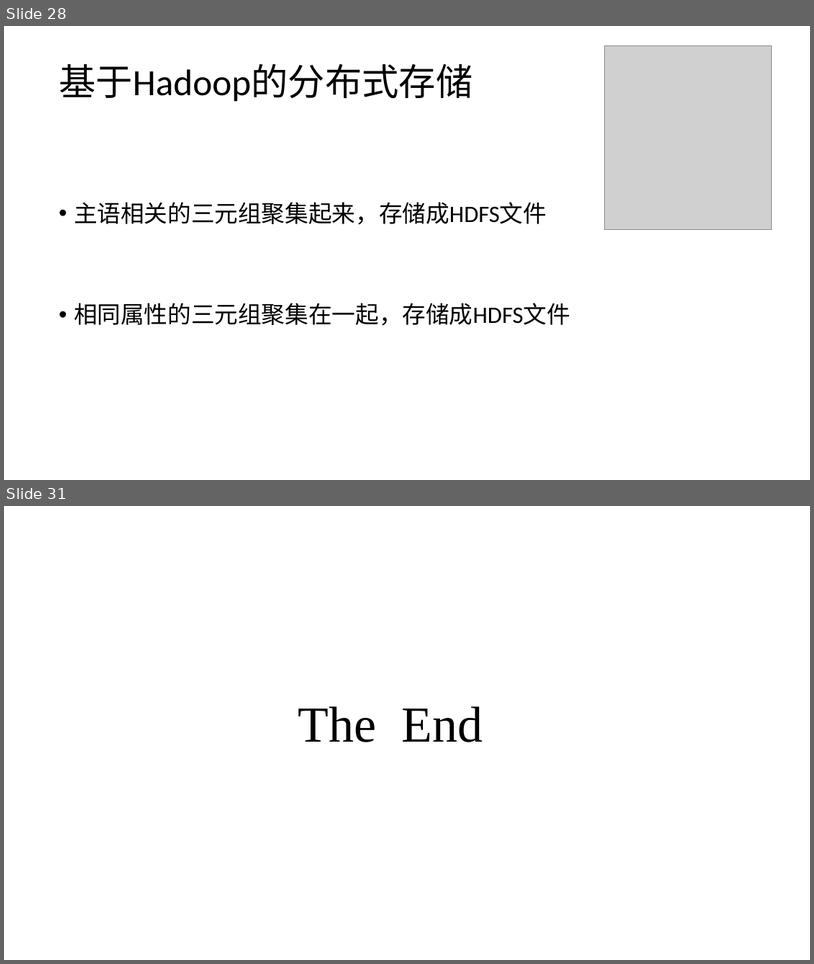
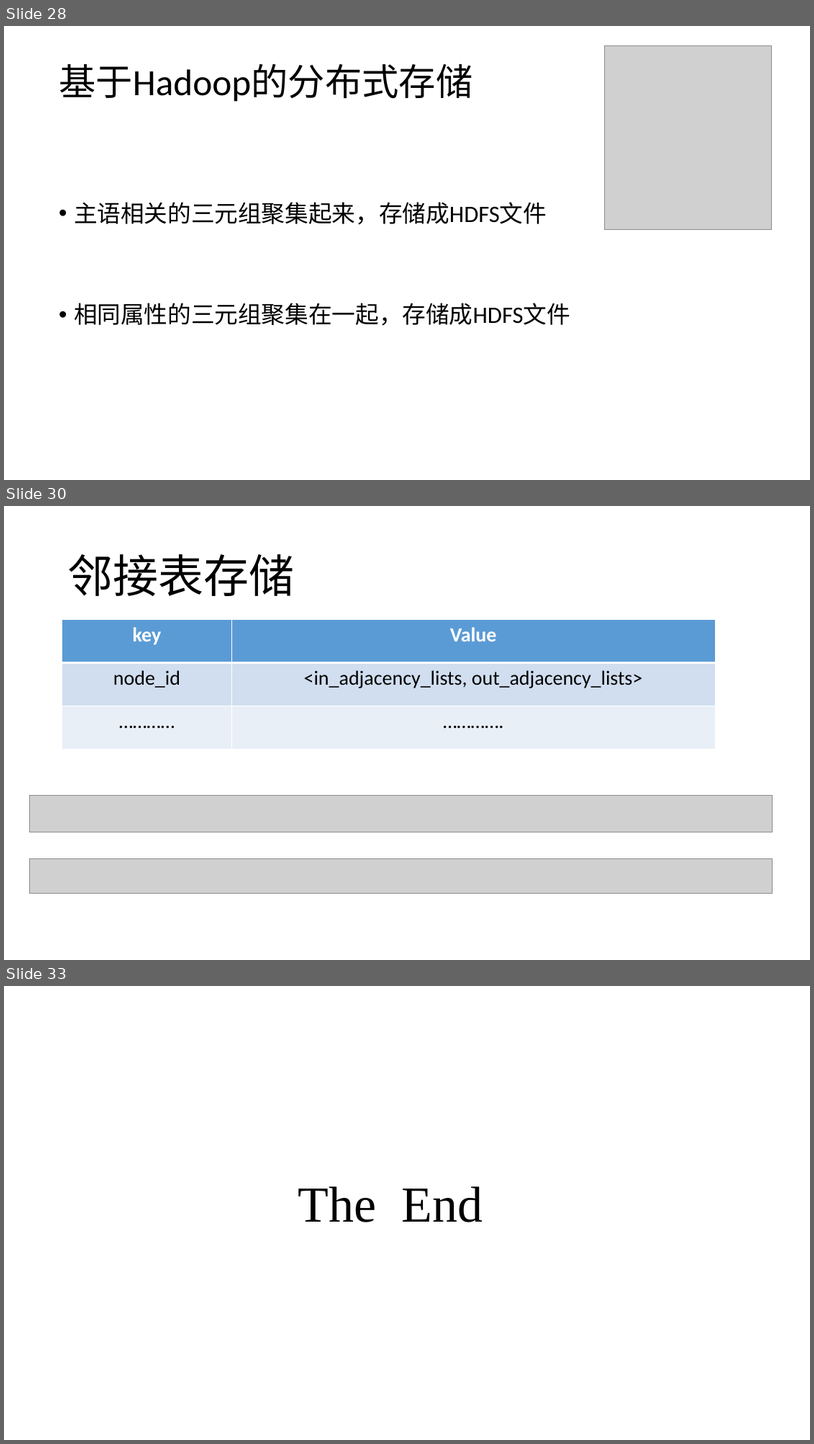
Before and after one commit to zyxdSTU/presetation, a slide deck: 知识图谱存储与查询/知识图谱的查询与存储.pptx. Shown one above the other, each under a label of ours: slides 28 and 31 before the commit, slides 28, 30 and 33 after it; the slides between them are not shown. The pictures are 814x964 and 814x1444 pixels, drawn with LibreOffice and Linux fonts; fonts in the diff are those of the drawing; grey boxes stand for pictures. Boxes give left, top, right and bottom in pixels: in the first picture for what was removed or moved away, otherwise in the second. Text is boxed around its words. In the diff, an @@ line names an element or a change of style, - is before the commit and + after.

```diff
--- a/知识图谱存储与查询/知识图谱的查询与存储.pptx
+++ b/知识图谱存储与查询/知识图谱的查询与存储.pptx
@@ slide 30 added at bbox=[4, 506, 810, 960], background #FFFFFF @@
@@ text added at bbox=[68, 554, 295, 596], 54 pt, text #000000 @@
+邻接表存储
@@ table added at bbox=[62, 620, 715, 749], 3 rows, 2 columns @@
+key | Value
+node_id | <in_adjacency_lists, out_adjacency_lists>
+………… | ………….
@@ picture added at bbox=[30, 795, 774, 831] @@
@@ picture added at bbox=[30, 858, 774, 893] @@
@@ what was slide 31 is now slide 33 @@
```
Also in this commit, not shown: 3 slides changed, 3 other slides added, 2 slides removed, 2 other files.
